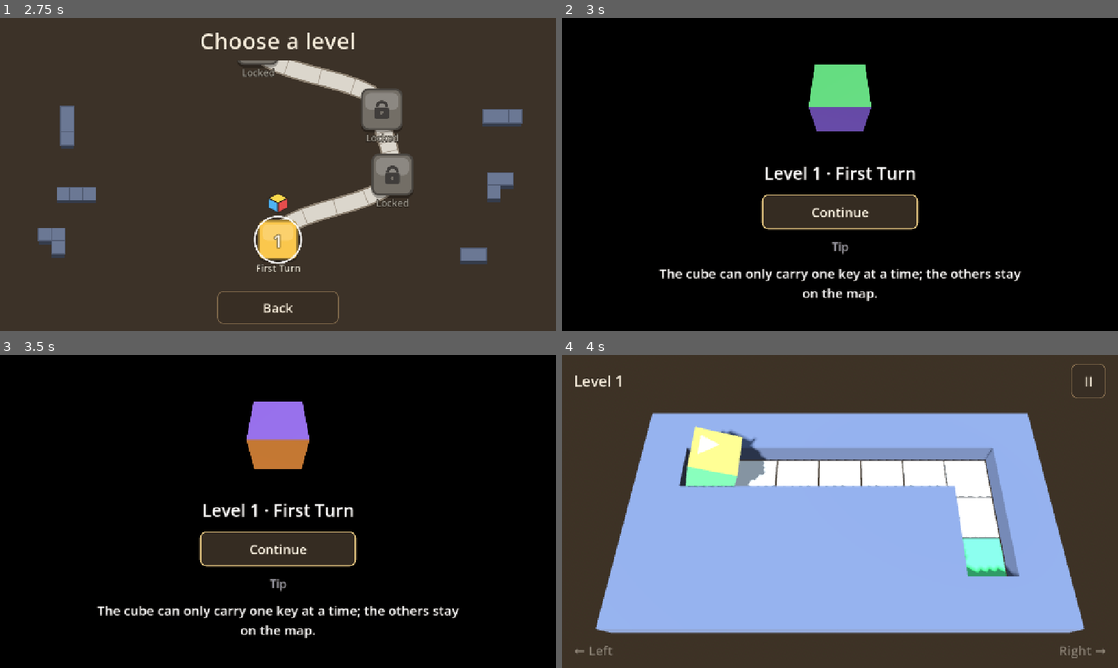
Above: before the commit, frames 1-4 (two rows, left to right).
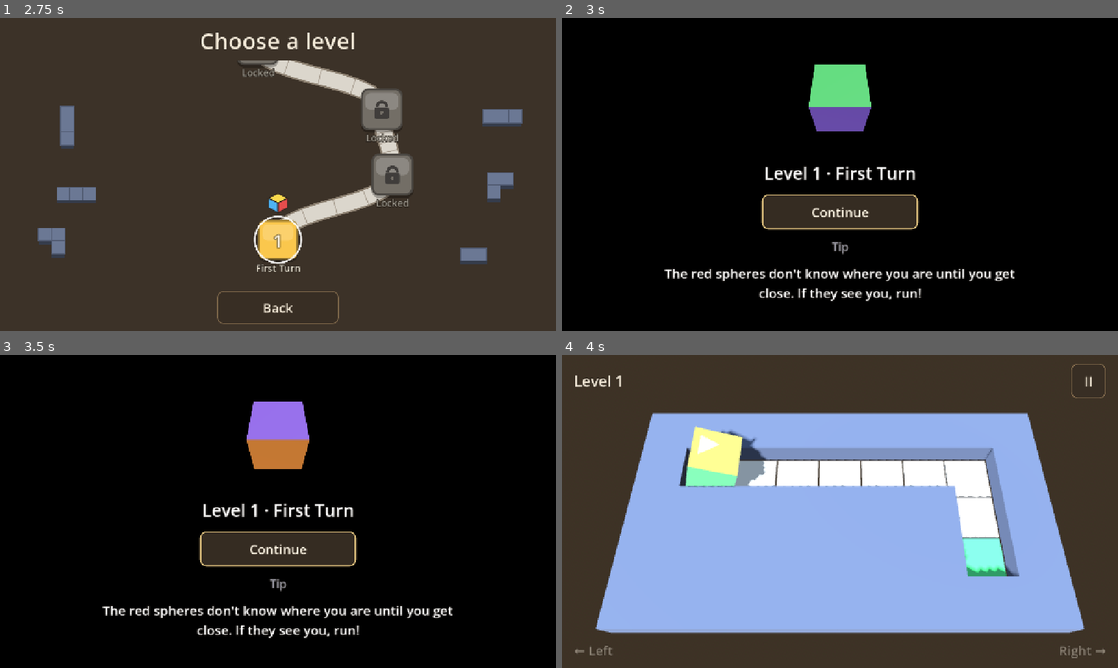
Above: after the commit, the same moments.

Repository: tonyjdev/mazecube
Game: Godot game, scene res://scenes/menu.tscn
The game is run twice, just before and just after one commit, with the same random seed, the same clock (stepped at 60 frames per second) and the same inputs.
Inputs (mouse positions are in pixels of both pictures, inside the frame that each line leads up to):
- Up to frame 1 (2.75 s): click "Play" at 0.5 s; click "Back" at 1.25 s; click "Play" at 2 s
- Up to frame 2 (3 s): tap Enter (next_level) at 2.75 s; drag from (840, 174) to (895, 105) at 2.77 s
- Up to frame 3 (3.5 s): no input
- Up to frame 4 (4 s): click "Continue" at 3.5 s

Frame 1 is identical in both runs. In frame 2, 1.8% of the frame differs, in the area x 17-83%, y 80-91%; in frame 3, 1.8%; in frame 4, nothing differs.

Commit message:
Caída al vacío y niveles 31-32 con islas y puentes

Diff:
--- a/scripts/cube_explosion.gd
+++ b/scripts/cube_explosion.gd
@@ -3,7 +3,8 @@
 ## Explosión del cubo al morir: el cubo se hincha un instante y revienta en
 ## GRID³ pedazos que conservan los colores de sus caras. Los pedazos saltan
 ## hacia fuera, caen, rebotan en el suelo girando y al final se encogen hasta
-## desaparecer. Al terminar emite `finished` y se libera sola.
+## desaparecer. Al terminar emite `finished` y se libera sola. Si el cubo
+## explota en el vacío (sin suelo), los pedazos siguen cayendo sin rebotar.
 ##
 ## Se crea con create(); el nodo es top_level y se coloca en el centro del
 ## cubo (en coordenadas globales).
@@ -33,6 +34,7 @@
 var _piece_mesh: Mesh
 var _body_basis := Basis.IDENTITY
 var _size := 1.0
+var _has_floor := true
 var _time := 0.0
 var _burst := false
 var _rng := RandomNumberGenerator.new()
@@ -40,9 +42,11 @@
 
 ## `body_mesh` es la malla del cubo (para el hinchado), `piece_mesh` la de un
 ## pedazo (un cubo con los mismos colores por cara), `basis` la orientación
-## del cubo y `size` su lado.
-static func create(body_mesh: Mesh, piece_mesh: Mesh, basis: Basis, size: float) -> CubeExplosion:
+## del cubo, `size` su lado y `has_floor` si hay suelo debajo para rebotar.
+static func create(body_mesh: Mesh, piece_mesh: Mesh, basis: Basis, size: float,
+		has_floor := true) -> CubeExplosion:
 	var explosion := CubeExplosion.new()
+	explosion._has_floor = has_floor
 	explosion.top_level = true
 	explosion._piece_mesh = piece_mesh
 	explosion._body_basis = basis
@@ -110,7 +114,7 @@
 	node.position += velocity * delta
 	# El suelo está a la altura del origen del cubo menos medio lado.
 	var floor_y: float = -_size * 0.5 + piece["half"]
-	if node.position.y < floor_y and velocity.y < 0.0:
+	if _has_floor and node.position.y < floor_y and velocity.y < 0.0:
 		node.position.y = floor_y
 		velocity.y = -velocity.y * BOUNCE
 		velocity.x *= FRICTION
--- a/scripts/game.gd
+++ b/scripts/game.gd
@@ -79,6 +79,10 @@
 		level.notify_cube_died()
 		camera.shake()
 		GameState.vibrate(GameState.VIBRATION_DEATH))
+	cube.fell.connect(func(_cell: Vector2i) -> void:
+		Sfx.play("fall")
+		level.notify_cube_died()
+		GameState.vibrate(GameState.VIBRATION_TURN_REJECTED))
 	cube.show_arrow = GameState.show_arrow
 	cube.turn_rejected.connect(func(_dir: Vector2i) -> void:
 		Sfx.play("reject")
--- a/scripts/level.gd
+++ b/scripts/level.gd
@@ -17,6 +17,10 @@
 ##   Enemigos (sobre una casilla libre): x perseguidor (ver Chaser),
 ##   z obstáculo (ver Blocker), i j k m n patrulleros (ver Patroller); la ruta
 ##   de cada patrullero se indica en `patrol_routes` ({"i": "R3 D2 L3 U2"}).
+##   Vacío: '~' = ni suelo ni pared. Si el cubo entra en el vacío, se cae y
+##   explota (ver RollingCube). Fuera del mapa también es vacío. En los
+##   niveles con vacío, bajo cada casilla con suelo o pared se dibuja un
+##   bloque de roca para que el tablero parezca flotar.
 ## Las filas crecen hacia +Z (hacia abajo en pantalla) y las columnas hacia +X.
 
 const CELL_SIZE := 1.0
@@ -29,6 +33,9 @@
 const CHASER_CHAR := "x"
 const BLOCKER_CHAR := "z"
 const PATROL_CHARS := "ijkmn"
+const VOID_CHAR := "~"
+## Profundidad del bloque de roca bajo las casillas en los niveles con vacío.
+const FOUNDATION_DEPTH := 0.9
 ## Distancia (en casillas) entre el centro del cubo y el de un enemigo letal a
 ## partir de la cual el cubo muere.
 const ENEMY_HIT_DISTANCE := 0.72
@@ -84,6 +91,8 @@
 var start_cell := Vector2i.ZERO
 var goal_cell := Vector2i.ZERO
 var _walkable := {}
+## Casillas de vacío ('~').
+var _void := {}
 ## casilla -> { "color": String, "node": Node3D }
 var _keys := {}
 var _doors := {}
@@ -115,6 +124,7 @@
 	for child in get_children():
 		child.queue_free()
 	_walkable.clear()
+	_void.clear()
 	_keys.clear()
 	_doors.clear()
 	_power_ups.clear()
@@ -139,6 +149,9 @@
 		for x in row.length():
 			var cell := Vector2i(x, z)
 			var symbol := row[x]
+			if symbol == VOID_CHAR:
+				_void[cell] = true
+				continue
 			if symbol == "#" or BUTTON_CHARS.contains(symbol):
 				wall_cells.append(cell)
 				if symbol != "#":
@@ -170,6 +183,8 @@
 	var tile_size := Vector3(CELL_SIZE * 0.96, FLOOR_THICKNESS, CELL_SIZE * 0.96)
 	_add_multimesh(floor_cells[0], tile_size, -FLOOR_THICKNESS * 0.5, floor_a)
 	_add_multimesh(floor_cells[1], tile_size, -FLOOR_THICKNESS * 0.5, floor_b)
+	if not _void.is_empty():
+		_add_foundations(wall_cells)
 	for cell: Vector2i in enemy_cells:
 		_add_enemy(cell, enemy_cells[cell])
 	for button in _buttons.values():
@@ -196,6 +211,13 @@
 func is_terrain_walkable(cell: Vector2i) -> bool:
 	return _walkable.has(cell) and not _doors.has(cell) and not _breakables.has(cell) \
 		and not bars_closed(cell)
+
+
+## Casilla de vacío ('~' o fuera del mapa): el cubo que entra en ella se cae.
+func is_void(cell: Vector2i) -> bool:
+	if _void.has(cell):
+		return true
+	return cell.y < 0 or cell.y >= layout.size() or cell.x < 0 or cell.x >= layout[cell.y].length()
 
 
 ## Casilla con suelo (no es pared), haya lo que haya en ella.
@@ -380,6 +402,28 @@
 	var instance := MultiMeshInstance3D.new()
 	instance.multimesh = multimesh
 	add_child(instance)
+
+
+## Bloques de roca bajo el suelo y las paredes (niveles con vacío): el
+## tablero parece una isla flotando sobre el abismo. Las casillas que dan al
+## vacío llevan un bloque algo más claro para que se vea el borde.
+func _add_foundations(wall_cells: Array[Vector2i]) -> void:
+	var inner := []
+	var edge := []
+	var cells: Array[Vector2i] = []
+	cells.append_array(wall_cells)
+	cells.append_array(_walkable.keys())
+	for cell in cells:
+		var at_edge := false
+		for dir: Vector2i in [Vector2i.UP, Vector2i.RIGHT, Vector2i.DOWN, Vector2i.LEFT]:
+			if is_void(cell + dir):
+				at_edge = true
+				break
+		(edge if at_edge else inner).append(cell)
+	var size := Vector3(CELL_SIZE, FOUNDATION_DEPTH, CELL_SIZE)
+	var y := -FLOOR_THICKNESS - FOUNDATION_DEPTH * 0.5
+	_add_multimesh(inner, size, y, _make_material(Color(0.36, 0.31, 0.27)))
+	_add_multimesh(edge, size, y, _make_material(Color(0.47, 0.41, 0.35)))
 
 
 func _add_box(cell: Vector2i, size: Vector3, y: float, mat: Material) -> MeshInstance3D:
--- a/scripts/levels.gd
+++ b/scripts/levels.gd
@@ -23,6 +23,9 @@
 ## Niveles 17-30: mapas grandes generados con tools/build_levels.py (salas
 ## unidas por pasillos o laberintos) que combinan todos los mecanismos; cada
 ## botón está a 6 casillas o menos de sus barrotes.
+## Vacío (niveles 31-32): '~' = ni suelo ni pared; si el cubo entra en el
+## vacío se cae y vuelve a la salida. Son islas con paredes y mesetas sin
+## paredes unidas por puentes sobre el abismo.
 ##
 ## Los niveles crecen de forma progresiva (en torno a un 15-20% más de
 ## casillas cada uno) y alternan forma apaisada y vertical. Los pequeños
@@ -856,6 +859,75 @@
 		"buttons": {"p": "c", "q": "d"},
 		"patrols": {"i": "R7", "j": "R4", "k": "R4"},
 	},
+	{
+		"name": "Al borde",
+		"turns": 23,
+		"start_heading": Vector2i(1, 0),
+		"layout": [
+			"~~~~~~~~~~~~~~~~~~~~~~~~~~~~~~~~~",
+			"~#######~~~~~~~~~~~~~~~~########~",
+			"~#A....#~~~~~~~~~~~~~~~~#....y.#~",
+			"~#.###.#~~~~~~~~~~~~...........#~",
+			"~#.....#~~~~~~~~~~~~.~~~######.#~",
+			"~#####.#~~~~~~~~~~~~.~~~#......#~",
+			"~~~~~~.~~~~~~~~~~~~~.~~~#.....o#~",
+			"~~~~~~.~~~~~~~~~~~~~.~~~########~",
+			"~~~~~~.~~~~~~~~~~~~~.~~~~~~~~~~~~",
+			"~~~~~~.~~~~~~~~~~......~~~~~~~~~~",
+			"~~~.......~~~~~~~......~~~~~~~~~~",
+			"~~~.......~~~~~~~......~~~~~~~~~~",
+			"~~~...........s........~~~~~~~~~~",
+			"~~~.......~~.~~~~......~~~~~~~~~~",
+			"~~~.......~~.~~~~......~~~~~~~~~~",
+			"~~~~~~~~.~~~.~~~~~~~~~~~~~~~~~~~~",
+			"~~~~~~~~.~~~.~~~~~~~~~~~~~~~~~~~~",
+			"~~~~~~~~.~~~.~~~~~~~~~~~~~~~~~~~~",
+			"~#######Y#~~~~~~~~~~~~~~~~~~~~~~~",
+			"~#.......#~~~~~~~~~~~~~~~~~~~~~~~",
+			"~#######O#~~~~~~~~~~~~~~~~~~~~~~~",
+			"~#.......#~~~~~~~~~~~~~~~~~~~~~~~",
+			"~#.#######~~~~~~~~~~~~~~~~~~~~~~~",
+			"~#B......#~~~~~~~~~~~~~~~~~~~~~~~",
+			"~#########~~~~~~~~~~~~~~~~~~~~~~~",
+			"~~~~~~~~~~~~~~~~~~~~~~~~~~~~~~~~~",
+		],
+	},
+	{
+		"name": "El abismo",
+		"turns": 33,
+		"start_heading": Vector2i(1, 0),
+		"layout": [
+			"~~~~~~~~~~~~~~~~~~~~~~~~~~~~~~~~~~~~~~~",
+			"~#########~~~~~~~~~~~~~~~~~~~~########~",
+			"~#A..#...#~~~~~~.........~~~~~#...u..#~",
+			"~#.#.#.#.#~~~~~~..i......~~~~~###C####~",
+			"~#.#.#.#.................~~~~~#......#~",
+			"~#.#.#.#.#~~~~~~.....................#~",
+			"~#.#...#.#~~~~~~.........~~~~~#......p~",
+			"~#########~~~~~~.........~~~~~#.####.#~",
+			"~~~~~~~~~~~~~~~~.........~~~~~#......#~",
+			"~~~~~~~~~~~~~~~~~~~~.~~~~~~~~~########~",
+			"~~~~~~~~~~~~~~~~~~~~.~~~~~~~~~~~~~~~~~~",
+			"~#######~~~~~~~~~~~~.~~~~~~~~~~~~~~~~~~",
+			"~#.....#~~~~~~~~~~~~.~~~~~~~~~~~~~~~~~~",
+			"~#.....#~~~~~~~~~~~~.~~~~~~~~~~#######~",
+			"~#.....#~~~~~~.............~~~~#.....#~",
+			"~#.....#~~~~~~.............~~~~#..y..#~",
+			"~#.....U...................~~~~#.....#~",
+			"~#.....#~~~~~~...............3.......#~",
+			"~#####Y#~~~~~~..........x..~~~~#.#####~",
+			"~#.....#~~~~~~.............~~~~#.....#~",
+			"~#.....#~~~~~~~~~.~~~~~~~~~~~~~#.....#~",
+			"~#.#####~~~~~~~~~.~~~~~~~~~~~~~#######~",
+			"~#.....#~~~~~~~~~.~~~~~~~~~~~~~~~~~~~~~",
+			"~#.....#~~~~~~~~~.~~~~~~~~~~~~~~~~~~~~~",
+			"~#B....#~~~~~~~~~.~~~~~~~~~~~~~~~~~~~~~",
+			"~#######~~~~~~~~~~~~~~~~~~~~~~~~~~~~~~~",
+			"~~~~~~~~~~~~~~~~~~~~~~~~~~~~~~~~~~~~~~~",
+		],
+		"buttons": {"p": "c"},
+		"patrols": {"i": "R6 D4 L6 U4"},
+	},
 ]
 
 
--- a/scripts/loading_screen.gd
+++ b/scripts/loading_screen.gd
@@ -16,7 +16,7 @@
 	"TIP_TURN", "TIP_TURN_EARLY", "TIP_TURN_BLOCKED", "TIP_BOUNCE", "TIP_REVERSE",
 	"TIP_START", "TIP_ARROW", "TIP_KEY_ONE", "TIP_DOOR", "TIP_BREAKABLE",
 	"TIP_SPEED", "TIP_BUTTON", "TIP_BARS", "TIP_RESTART", "TIP_CHASER", "TIP_PATROL",
-	"TIP_BLOCKER",
+	"TIP_BLOCKER", "TIP_VOID",
 ]
 const LAYER := 100
 const CUBE_VIEW_SIZE := 240
--- a/scripts/rolling_cube.gd
+++ b/scripts/rolling_cube.gd
@@ -34,6 +34,12 @@
 ## obstáculo es como una pared. Si queda encajonado (bloqueado delante y
 ## detrás), rebota en su casilla a ritmo de vuelco hasta que se libere el paso.
 ##
+## Vacío: las casillas de vacío no son obstáculos (el cubo no rebota y los
+## giros hacia ellas se aceptan). Si el cubo entra en una, vuelca por el
+## borde, cae girando y, tras FALL_TIME segundos, explota en el aire; cuando
+## termina la explosión vuelve a la salida como si lo hubiera matado un
+## enemigo. Se cae aunque esté en el tiempo de invulnerabilidad.
+##
 ## Power ups: al llegar a su casilla el cubo lo coge y se activa su efecto.
 ## Las reglas de cada tipo (acumulación, duración, fin al rebotar...) las
 ## define su clase (ver PowerUp); aquí se gestionan de forma genérica.
@@ -51,8 +57,11 @@
 signal turn_rejected(direction: Vector2i)
 signal power_up_picked(power_up: PowerUp, stacks: int)
 signal power_up_ended(power_up: PowerUp)
-## Un enemigo ha matado al cubo en esa casilla.
+## Un enemigo ha matado al cubo en esa casilla, o ha explotado tras caer al
+## vacío desde ella.
 signal died(cell: Vector2i)
+## El cubo ha empezado a caer al vacío desde esa casilla (explotará después).
+signal fell(cell: Vector2i)
 ## El cubo ha vuelto a la salida tras morir.
 signal respawned
 
@@ -75,6 +84,13 @@
 ## (con parpadeo de RESPAWN_BLINK segundos por ciclo).
 const RESPAWN_GRACE := 1.5
 const RESPAWN_BLINK := 0.12
+## Caída al vacío: tiempo de caída libre hasta explotar, gravedad, velocidad
+## inicial (hacia delante y hacia abajo) y giro (rad/s) al salir del borde.
+const FALL_TIME := 0.6
+const FALL_GRAVITY := 11.0
+const FALL_FORWARD_SPEED := 1.0
+const FALL_DOWN_SPEED := 0.8
+const FALL_SPIN := 6.5
 ## Lado del cubo.
 const SIZE := 0.98
 ## Color de cada cara del cubo (derecha, izquierda, arriba, abajo, detrás, delante).
@@ -118,6 +134,11 @@
 ## Casilla hacia la que está volcando (solo vale mientras _rolling).
 var _roll_target := Vector2i.ZERO
 var _dead := false
+## Cayendo al vacío: vuelco por el borde (_rolling) y caída libre después.
+var _falling := false
+var _fall_time := 0.0
+var _fall_velocity := Vector3.ZERO
+var _fall_axis := Vector3.RIGHT
 var _explosion: CubeExplosion
 ## Malla de un pedazo de la explosión (un cubo pequeño con los mismos colores).
 var _piece_mesh: Mesh
@@ -164,6 +185,7 @@
 	if is_instance_valid(_explosion):
 		_explosion.queue_free()
 	_explosion = null
+	_falling = false
 	global_position = level.cell_to_world(cell)
 	_body.transform = Transform3D(Basis.IDENTITY, Vector3(0, HALF, 0))
 	_update_arrow(Vector3.ZERO)
@@ -190,6 +212,8 @@
 
 
 func _process(delta: float) -> void:
+	if _falling and not _rolling:
+		_process_fall(delta)
 	if _dead:
 		return
 	if _grace_left > 0.0:
@@ -225,7 +249,7 @@
 	if _pending_turn != 0:
 		var candidate := turned(heading, _pending_turn)
 		_pending_turn = 0
-		if level.is_walkable(cell + candidate):
+		if level.is_walkable(cell + candidate) or level.is_void(cell + candidate):
 			heading = candidate
 		else:
 			_flash_rejected_turn(candidate)
@@ -237,7 +261,7 @@
 	# se gasta), pero el cubo rebota igualmente.
 	# Al chocar con un botón, se pulsa y el cubo rebota.
 	var ahead := cell + heading
-	if not level.is_walkable(ahead):
+	if not level.is_walkable(ahead) and not level.is_void(ahead):
 		var door := level.door_color(ahead)
 		# Para los power ups, los barrotes cuentan como una puerta.
 		var door_like := door != "" or level.bars_closed(ahead)
@@ -256,7 +280,9 @@
 		_update_arrow(Vector3.ZERO)
 
 	var next := cell + heading
-	if level.is_walkable(next):
+	if level.is_void(next):
+		_fall_to(next)
+	elif level.is_walkable(next):
 		_roll_to(next)
 	else:
 		# Encajonado (p. ej. entre un obstáculo y un muro): espera lo que
@@ -278,6 +304,45 @@
 			roll_duration / speed_multiplier()) \
 		.set_trans(Tween.TRANS_SINE).set_ease(Tween.EASE_IN_OUT)
 	_tween.finished.connect(_on_roll_finished.bind(next))
+
+
+## Entra en una casilla de vacío: vuelca por el borde acelerando y luego cae
+## (ver _process_fall).
+func _fall_to(next: Vector2i) -> void:
+	_dead = true
+	_falling = true
+	_fall_time = 0.0
+	_rolling = true
+	_roll_target = next
+	_pending_turn = 0
+	_pending_reverse = false
+	_clear_rejected_flash()
+	_end_all_power_ups()
+	_arrow.visible = false
+	if _held_key_node:
+		_held_key_node.visible = false
+	var dir := Vector3(heading.x, 0, heading.y)
+	var start := _body.transform
+	var pivot := dir * HALF
+	_fall_axis = Vector3.UP.cross(dir)
+	_fall_velocity = dir * FALL_FORWARD_SPEED + Vector3.DOWN * FALL_DOWN_SPEED
+	_tween = create_tween()
+	_tween.tween_method(_apply_roll.bind(start, pivot, _fall_axis, Vector3.ZERO, PI * 0.5), 0.0, 1.0,
+			roll_duration / speed_multiplier()) \
+		.set_trans(Tween.TRANS_QUAD).set_ease(Tween.EASE_IN)
+	_tween.finished.connect(func() -> void: _rolling = false)
+	fell.emit(cell)
+
+
+## Caída libre girando; al acabar FALL_TIME explota en el aire.
+func _process_fall(delta: float) -> void:
+	_fall_time += delta
+	_fall_velocity.y -= FALL_GRAVITY * delta
+	_body.position += _fall_velocity * delta
+	_body.basis = Basis(_fall_axis, FALL_SPIN * delta) * _body.basis
+	if _fall_time >= FALL_TIME:
+		_falling = false
+		_explode(false)
 
 
 func _apply_roll(t: float, start: Transform3D, pivot: Vector3, axis: Vector3, arrow_dir: Vector3, angle: float) -> void:
@@ -365,8 +430,14 @@
 func die() -> void:
 	if not is_vulnerable():
 		return
-	var at := global_position + _body_offset() + Vector3(0, HALF, 0)
-	var body_basis := _body.transform.basis
+	_explode(true)
+
+
+## Revienta en pedazos donde está Body (en el suelo o cayendo en el vacío) y,
+## cuando termina la explosión, vuelve a la salida.
+func _explode(on_floor: bool) -> void:
+	var at := _body.global_position
+	var body_basis := _body.transform.basis.orthonormalized()
 	if _tween and _tween.is_valid():
 		_tween.kill()
 	_dead = true
@@ -375,11 +446,12 @@
 	_pending_reverse = false
 	_clear_rejected_flash()
 	_end_all_power_ups()
-	_explosion = CubeExplosion.create(_body.mesh, _piece_mesh, body_basis, SIZE)
+	_explosion = CubeExplosion.create(_body.mesh, _piece_mesh, body_basis, SIZE, on_floor)
 	_explosion.finished.connect(_respawn)
 	add_child(_explosion)
 	_explosion.global_position = at
-	_spawn_dust(at)
+	if on_floor:
+		_spawn_dust(at)
 	_body.visible = false
 	_arrow.visible = false
 	if _held_key_node:
--- a/scripts/sfx.gd
+++ b/scripts/sfx.gd
@@ -11,7 +11,8 @@
 ## Sonidos: roll (vuelco), bounce (rebote), reject (giro descartado), key,
 ## door, crack (golpe a un muro destructible), break (muro roto), button,
 ## bars, powerup, reverse (media vuelta), explode (muerte del cubo), goal,
-## alert (un perseguidor ha visto al cubo) y click (botones de la interfaz).
+## alert (un perseguidor ha visto al cubo), fall (caída al vacío) y click
+## (botones de la interfaz).
 
 const POOL_SIZE := 10
 ## Ajuste de volumen (dB) de cada sonido respecto a los demás.
--- a/scripts/translations.gd
+++ b/scripts/translations.gd
@@ -69,6 +69,7 @@
 		"TIP_CHASER": "Las esferas rojas no saben dónde estás hasta que te acercas. Si te ven, ¡huye!",
 		"TIP_PATROL": "Los octaedros morados siempre siguen la misma ruta: observa su ritmo y pasa cuando no estén.",
 		"TIP_BLOCKER": "El dodecaedro no hace daño, pero intenta cortarte el paso. Usa los barrotes para encerrarlo.",
+		"TIP_VOID": "Donde no hay paredes ni suelo está el vacío: si no giras a tiempo, el cubo se cae.",
 	},
 	"en": {
 		"MENU_PLAY": "Play",
@@ -132,6 +133,7 @@
 		"TIP_CHASER": "The red spheres don't know where you are until you get close. If they see you, run!",
 		"TIP_PATROL": "The purple octahedra always follow the same route: watch their rhythm and pass when they're away.",
 		"TIP_BLOCKER": "The dodecahedron doesn't hurt you, but it tries to block your way. Use the bars to lock it in.",
+		"TIP_VOID": "Where there are no walls and no floor lies the void: turn in time or the cube will fall.",
 		"Primer giro": "First Turn",
 		"El muro": "The Wall",
 		"La llave": "The Key",
@@ -162,6 +164,8 @@
 		"El bastión": "The Bastion",
 		"El palacio": "The Palace",
 		"El gran laberinto": "The Great Labyrinth",
+		"Al borde": "On the Edge",
+		"El abismo": "The Abyss",
 	},
 }
 
Not shown, added: audio/sfx/fall.wav.import
Not shown, added: audio/sfx/fall.wav
Not shown, changed: docs/especificacion_juego_cubo.md
